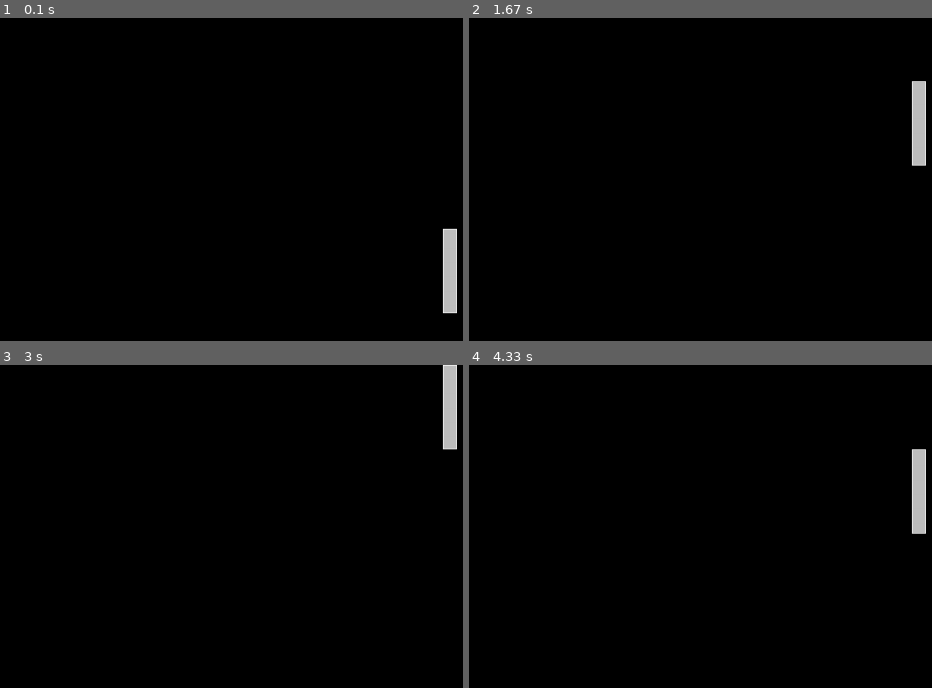
Above: before the commit, frames 1-4 (two rows, left to right).
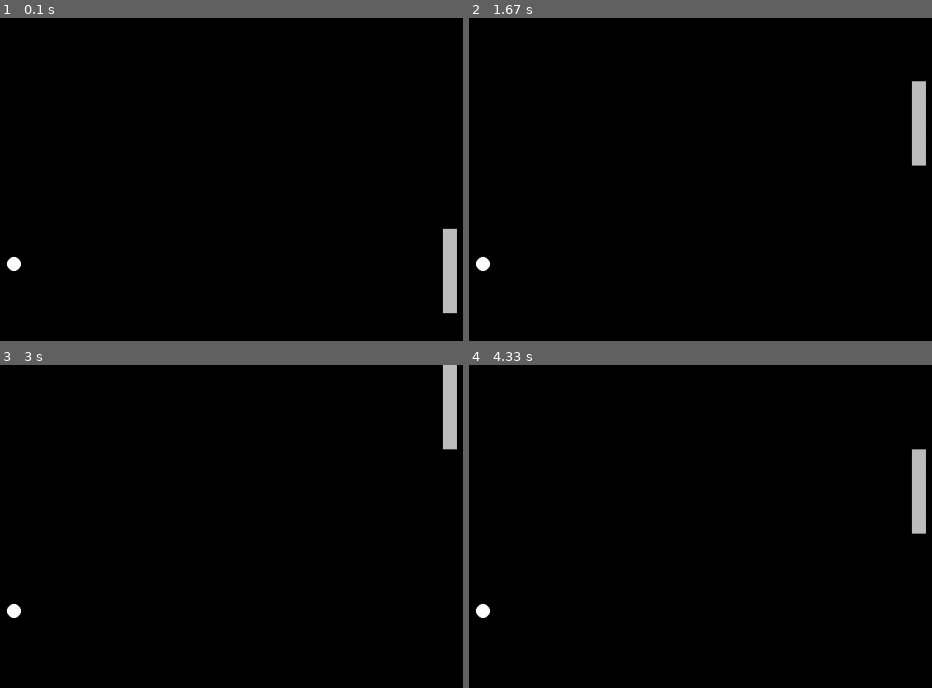
Above: after the commit, the same moments.

Repository: EricNohara/PyGame-Pong-Game
Game: pygame game, started from main.py
Two runs of this game, one before a commit and one after it. Both use one fixed random seed, a clock stepped at 60 frames per second and the inputs below.
Inputs:
- Up to frame 1 (0.1 s): no input
- Up to frame 2 (1.67 s): hold Up 0.33-0.8 s; hold Down 0.83-1.13 s; hold Up 1.17-1.53 s; hold Down from 1.57 s (still down)
- Up to frame 3 (3 s): release Down at 1.93 s; hold Up 1.97-2.27 s; hold Down 2.3-2.6 s; hold Up from 2.63 s (still down)
- Up to frame 4 (4.33 s): release Up at 3 s; hold Down 3.03-3.4 s; hold Up 3.43-3.73 s; hold Down 3.77-4.07 s; hold Up from 4.1 s (still down)

The runs differ from the first frame. In frame 1, 0.2% of the frame differs, in the area x 1-99%, y 65-92%; in frame 2, 0.2%, in the area x 1-99%, y 19-79%; in frame 3, 0.2%; in frame 4, 0.2%.

Commit message:
created ball class and drew it to the screen

Diff:
--- /dev/null
+++ b/helper/ball.py
@@ -0,0 +1,14 @@
+import pygame as pg, sys
+from helper.myconstants import *
+
+pg.init()
+
+class Ball(object):
+    def __init__(self):
+        self.radius = 10
+        self.pos_x = WIDTH/2 - self.radius
+        self.pos_y = HEIGHT/2 - self.radius
+        self.color = "white"
+
+    def draw(self, surface):
+        pg.draw.circle(surface, self.color, (self.pos_x, self.pos_y), self.radius)
--- a/helper/paddle.py
+++ b/helper/paddle.py
@@ -15,15 +15,13 @@
         self.score = 0
         self.scores = [0,0,0,0,0]
         self.color = "grey"
-        self.border_color = "white"
         self.is_clicked = False
         self.clicked_loc = 0
 
     def draw(self, surface):
-        surface.fill("black")
         rect = pg.Rect((self.pos_x, self.pos_y), (self.width, self.height))
         pg.draw.rect(surface, self.color, rect)
-        pg.draw.rect(surface, self.border_color, rect, 1)
+        # SCREEN.blit(SCREEN, (0,0))
 
     def increase_score(self):
         self.score += 1
--- a/main.py
+++ b/main.py
@@ -1,8 +1,8 @@
 import pygame as pg, sys
 # from pygame import mixer
 from helper.paddle import *
+from helper.ball import *
 from helper.myconstants import *
-from helper.quitcheck import check_exit
 
 pg.init()
 
@@ -14,13 +14,17 @@
     pg.display.set_caption("Play Game")
     clock = pg.time.Clock()
     surface = pg.Surface(SCREEN.get_size()).convert()
-    surface.fill("black")
 
     paddle = Paddle()
+    ball = Ball()
 
     while True:
+        surface.fill("black")
+
         paddle.handle_keys()
         paddle.draw(surface)
+
+        ball.draw(surface)
 
         SCREEN.blit(surface, (0,0))
         pg.display.update()
